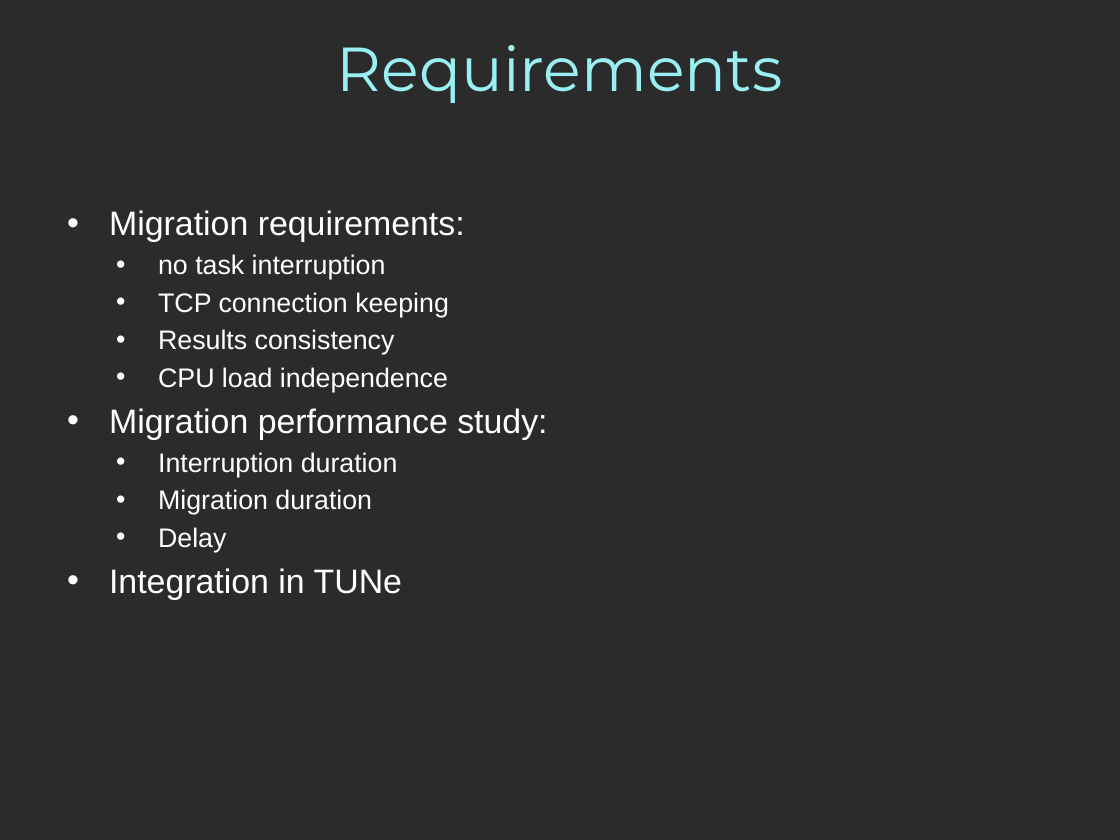
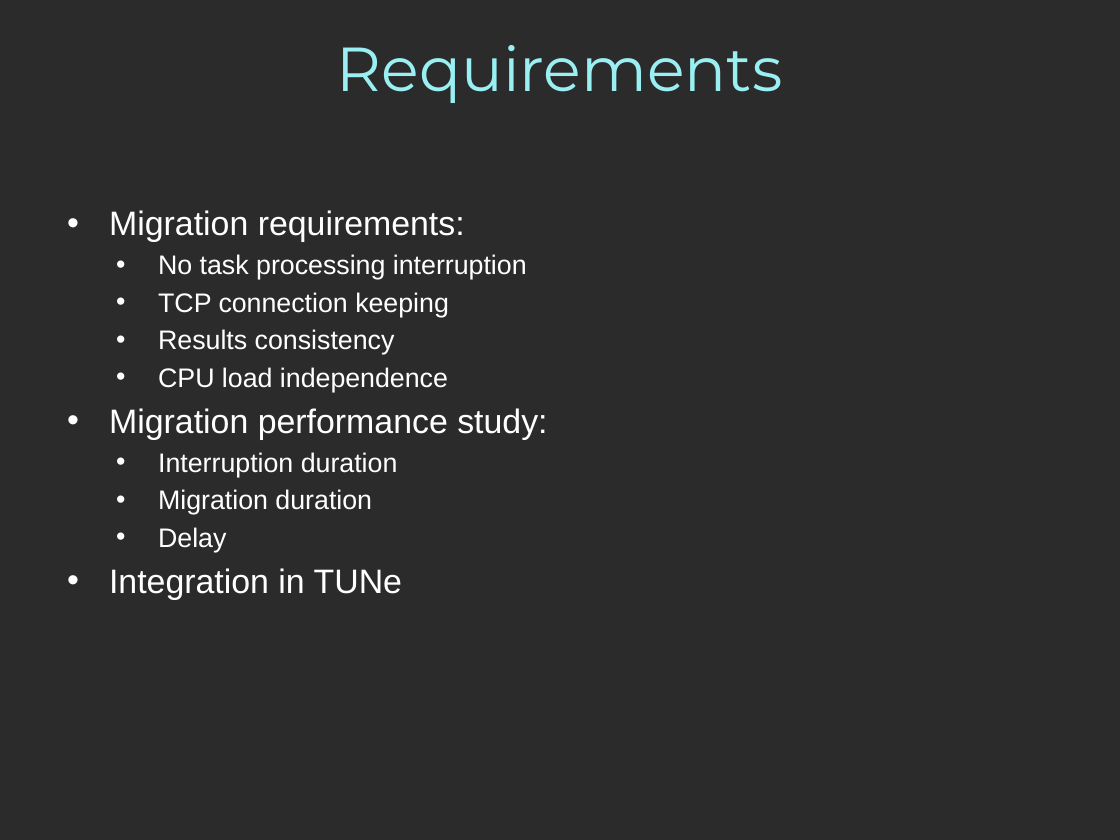
Before and after one commit to mgiorgino/xen-attitune, a slide deck: slide 13 of Docs/Anglais/PresentationAnglais.pptx. Drawn at 1120x840 pixels with LibreOffice and Linux fonts; fonts in the diff are those of the drawing; background and template pictures are left out; a plain dark background stands for a picture behind light text. Boxes give left, top, right and bottom in pixels: in the first picture for what was removed or moved away, otherwise in the second. Text is boxed around its words. In the diff, an @@ line names an element or a change of style, - is before the commit and + after.

```diff
--- a/Docs/Anglais/PresentationAnglais.pptx
+++ b/Docs/Anglais/PresentationAnglais.pptx
@@ text at [158,254,527,280]: text changed @@
-    • no task interruption
+    • No task processing interruption
```
Also in this commit, not shown: 19 other slides changed, 2 slides added, 2 slides removed.
